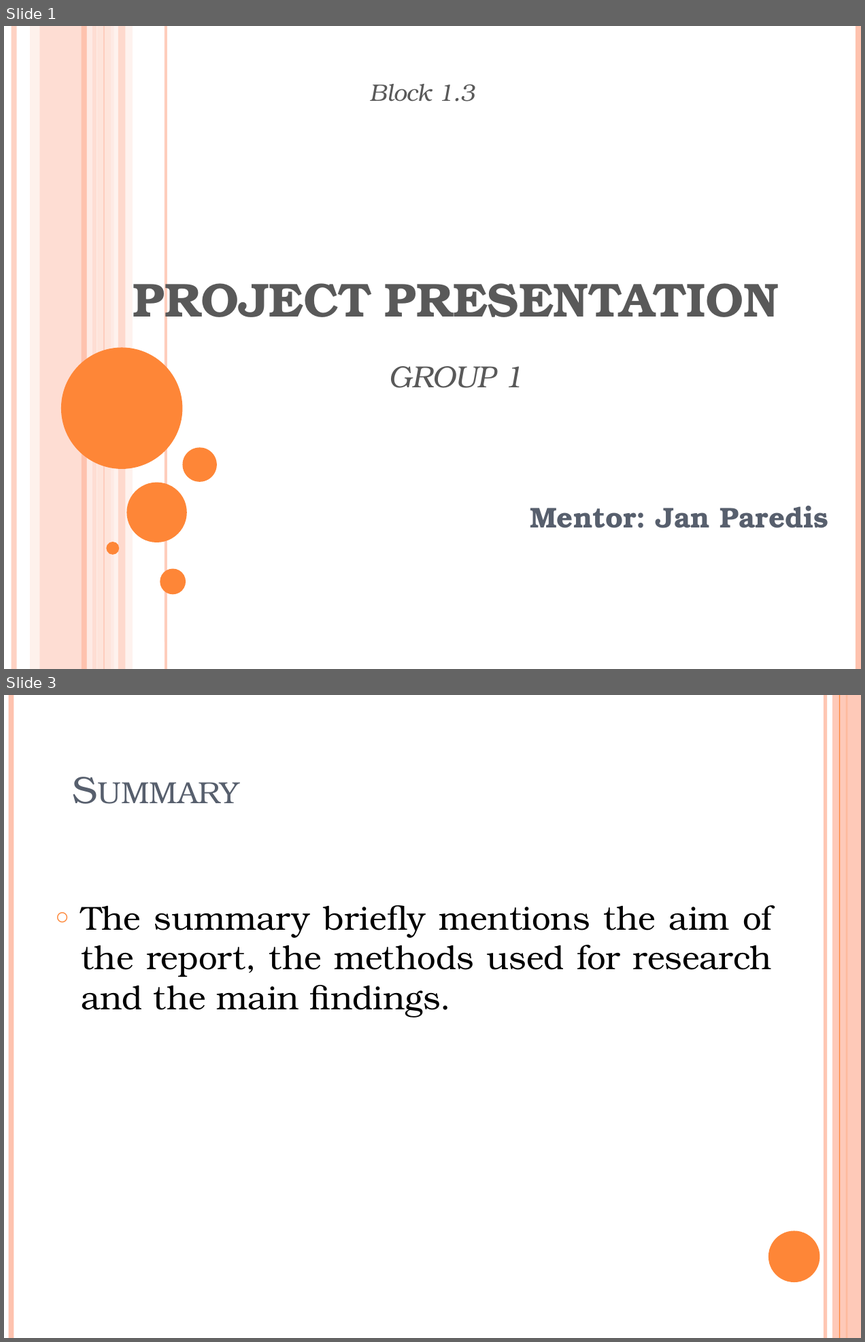
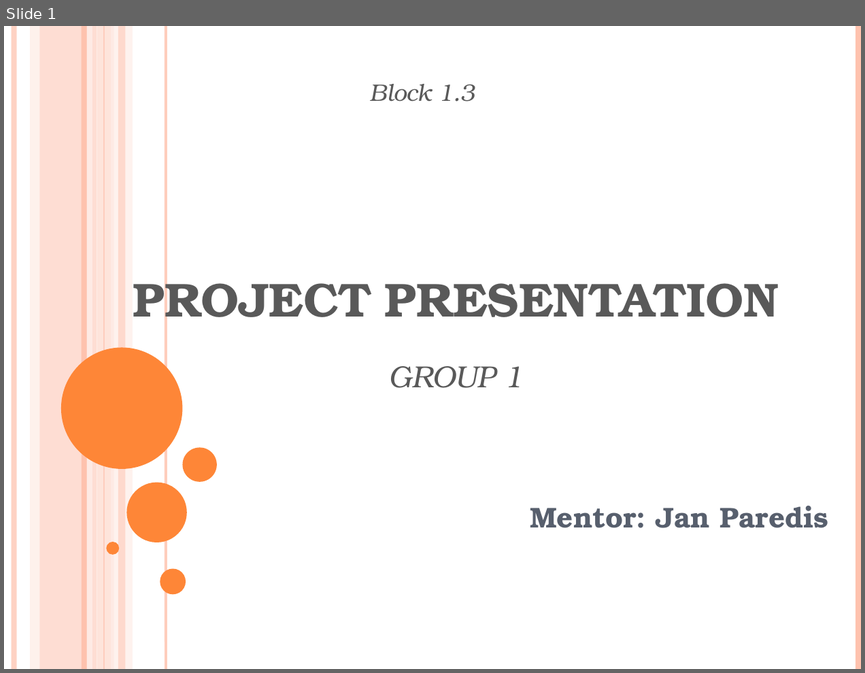
Before and after one commit to manhddftu/Project1.1-Phase3, a slide deck: pres3.pptx. Shown one above the other, each under a label of ours: slides 1 and 3 before the commit, slide 1 after it; the slides between them are not shown. The pictures are 865x1342 and 865x673 pixels, drawn with LibreOffice and Linux fonts; fonts in the diff are those of the drawing. Boxes give left, top, right and bottom in pixels: in the first picture for what was removed or moved away, otherwise in the second. Text is boxed around its words. In the diff, an @@ line names an element or a change of style, - is before the commit and + after.

```diff
--- a/pres3.pptx
+++ b/pres3.pptx
@@ slide 3 removed at [4,695,861,1338], background #FFFFFF @@
@@ line removed from (11, 695) to (11, 1338) @@
@@ line removed from (825, 695) to (825, 1338) @@
@@ rectangle removed at [832,695,861,1338] @@
@@ line removed from (839, 695) to (839, 1338) @@
@@ line removed from (847, 695) to (847, 1338) @@
@@ title removed at [64,722,743,815] @@
-Summary
@@ text removed at [81,905,772,1017] @@
-○ The summary briefly mentions the aim of the report, the methods used for research and the main findings.
@@ ellipse removed at [768,1231,820,1282] @@
```
Also in this commit, not shown: 5 slides changed, 4 slides added, 3 other slides removed.
